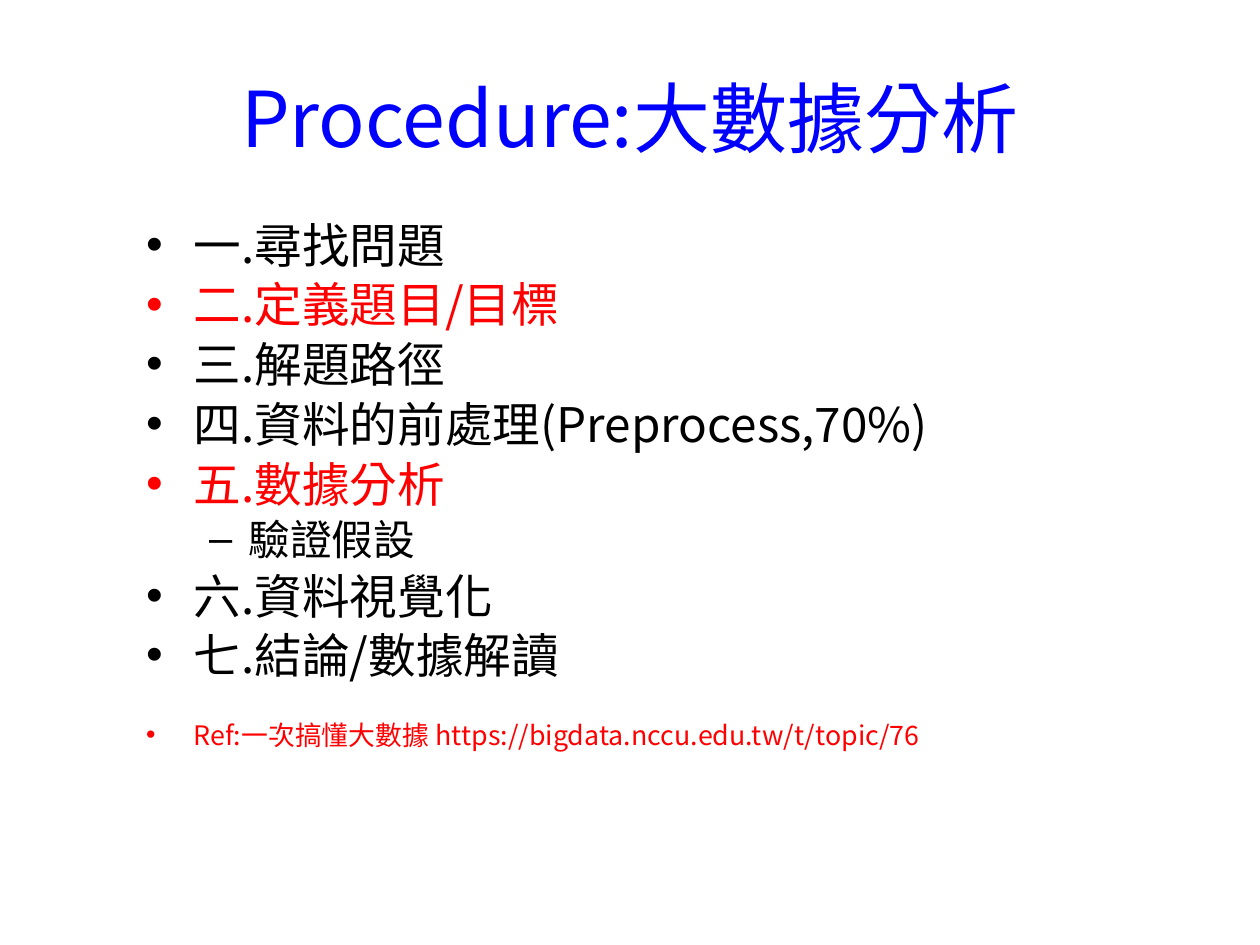
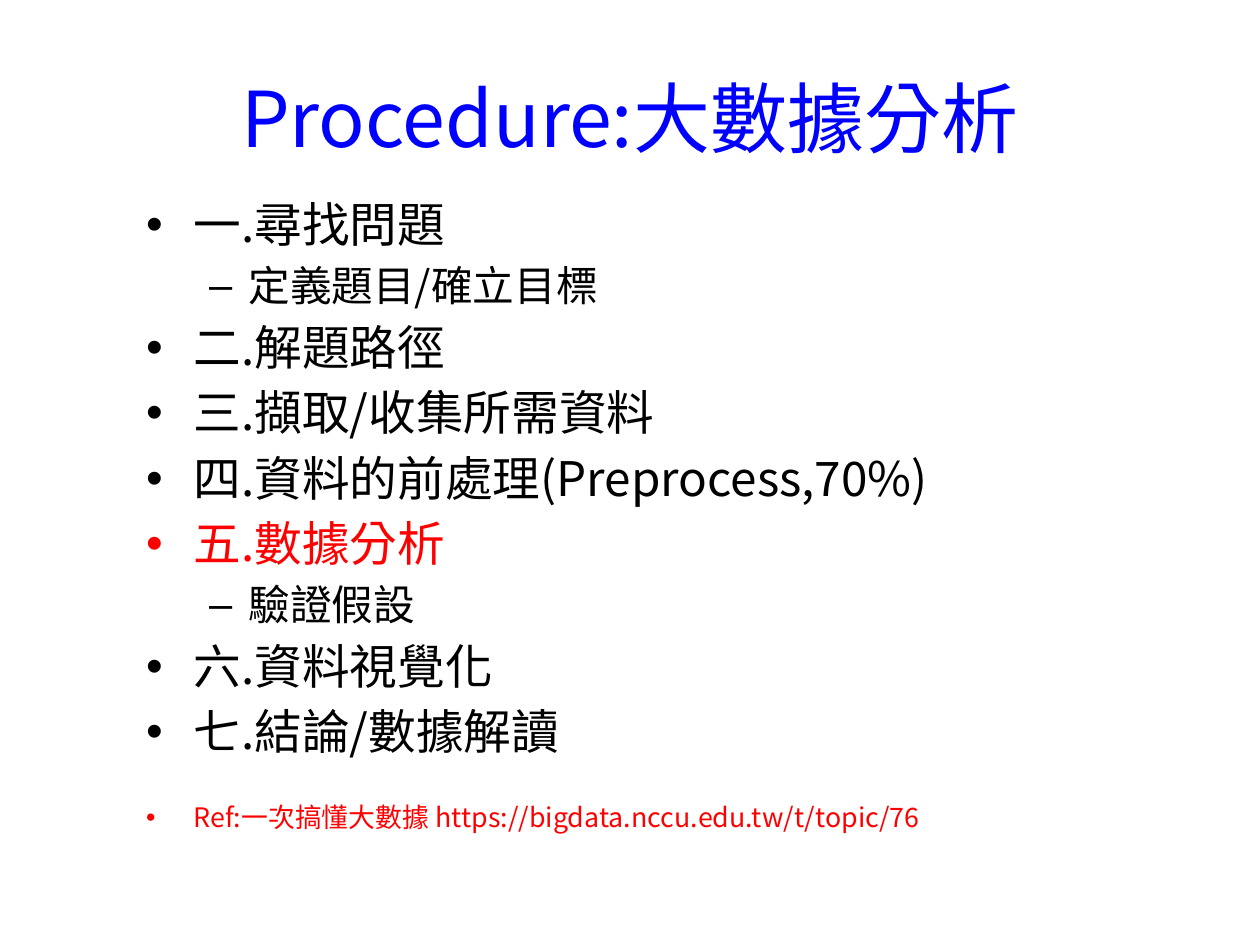
Before and after one commit to chih-chengwu/Chinese_Big_Data_Analysis_for_intelligence_medical_MD, a slide deck: slide 5 of 1.第一週Overview_智慧醫療大數據_BigDataForIntelligence_Medicine.ppt. Drawn at 1260x945 pixels with LibreOffice and Linux fonts; fonts in the diff are those of the drawing; background and template pictures are left out. Boxes give left, top, right and bottom in pixels: in the first picture for what was removed or moved away, otherwise in the second. Text is boxed around its words. In the diff, an @@ line names an element or a change of style, - is before the commit and + after.

```diff
--- a/1.第一週Overview_智慧醫療大數據_BigDataForIntelligence_Medicine.ppt
+++ b/1.第一週Overview_智慧醫療大數據_BigDataForIntelligence_Medicine.ppt
@@ text "一.尋找問題": place and size @@
-text "一.尋找問題" at (194, 223, 928, 752)
+text "一.尋找問題" at (194, 202, 928, 834)
@@ text at (194, 202, 928, 834): line spacing 0.8 to 0.9 @@
@@ text at (194, 265, 655, 439): text changed; text colour #FF0000 to #000000 @@
-• 二.定義題目/目標
-• 三.解題路徑
+  – 定義題目/確立目標
+• 二.解題路徑
+• 三.擷取/收集所需資料
```
Also in this commit, not shown: 4 other slides changed, 1 slide added, 6 other files.
